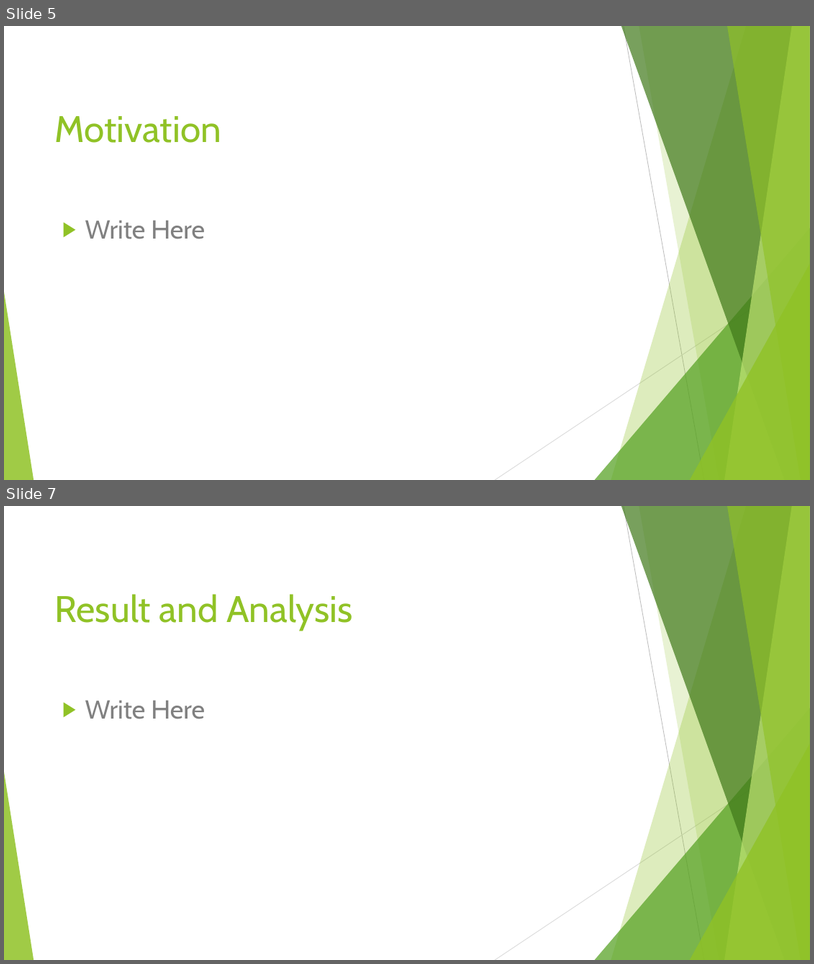
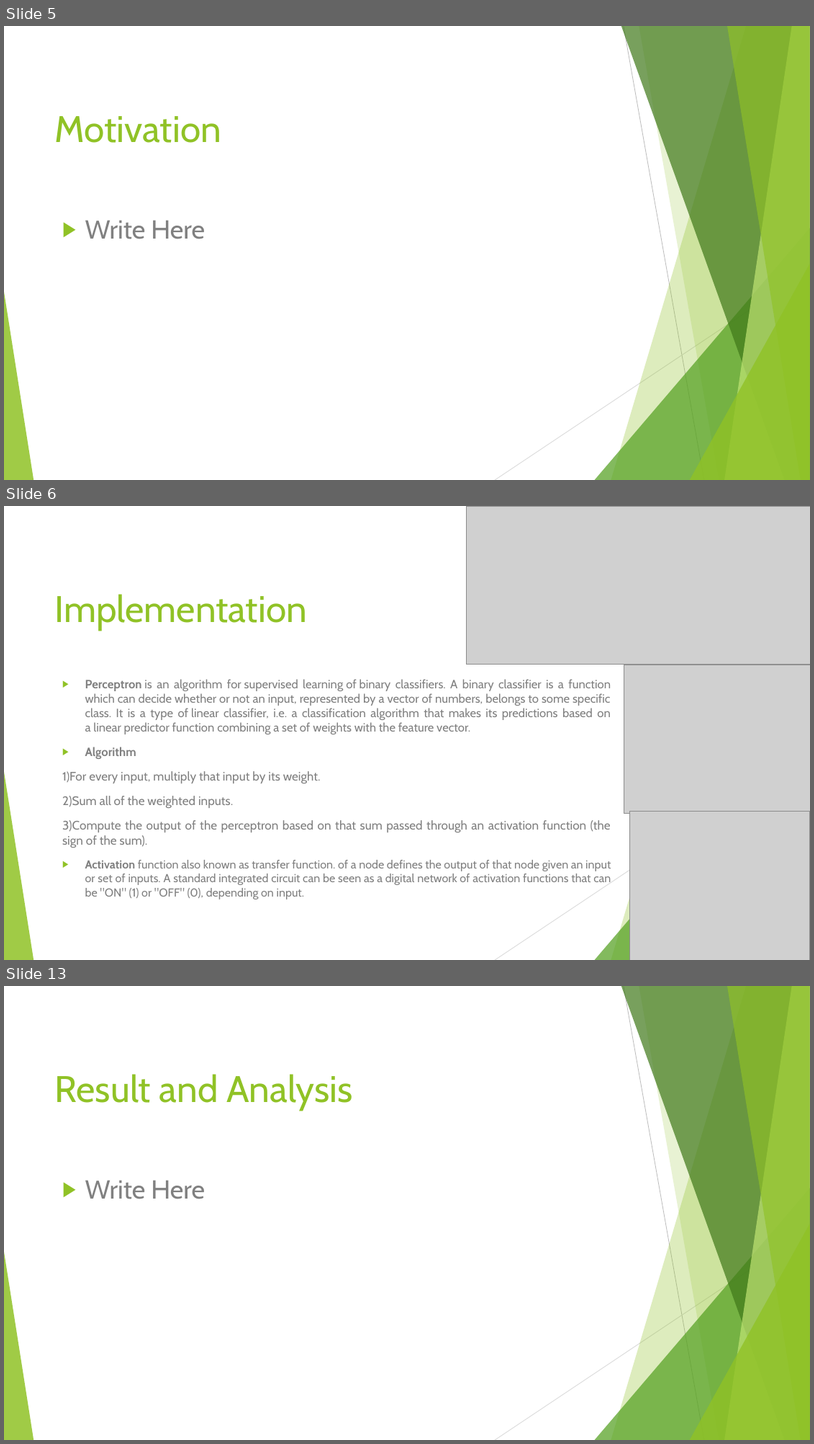
Before and after one commit to satya1013/Fake-News-1, a slide deck: Fake News.pptx. Shown one above the other, each under a label of ours: slides 5 and 7 before the commit, slides 5, 6 and 13 after it; the slides between them are not shown. The pictures are 814x964 and 814x1444 pixels, drawn with LibreOffice and Linux fonts; fonts in the diff are those of the drawing; grey boxes stand for pictures. Boxes give left, top, right and bottom in pixels: in the first picture for what was removed or moved away, otherwise in the second. Text is boxed around its words. In the diff, an @@ line names an element or a change of style, - is before the commit and + after.

```diff
--- a/Fake News.pptx
+++ b/Fake News.pptx
@@ slide 6 added at [4, 506, 810, 960], background #FFFFFF; not listed: 10 template elements that a slide beside it also shows @@
@@ picture added at [466, 506, 810, 664] @@
@@ title added at [55, 594, 307, 630], 44 pt, text #90C226 @@
+Implementation
@@ picture added at [625, 664, 810, 813] @@
@@ text added at [62, 679, 611, 899], 14.2 pt, text #808080 @@
+▶ Perceptron is an algorithm for supervised learning of binary classifiers. A binary classifier is a function which can decide whether or not an input, represented by a vector of numbers, belongs to some specific class. It is a type of linear classifier, i.e. a classification algorithm that makes its predictions based on a linear predictor function combining a set of weights with the feature vector.
+▶ Algorithm
+1)For every input, multiply that input by its weight.
+2)Sum all of the weighted inputs.
+3)Compute the output of the perceptron based on that sum passed through an activation function (the sign of the sum).
+▶ Activation function also known as transfer function. of a node defines the output of that node given an input or set of inputs. A standard integrated circuit can be seen as a digital network of activation functions that can be "ON" (1) or "OFF" (0), depending on input.
@@ picture added at [630, 811, 810, 960] @@
@@ what was slide 7 is now slide 13 @@
```
Also in this commit, not shown: 2 slides changed, 5 other slides added.
